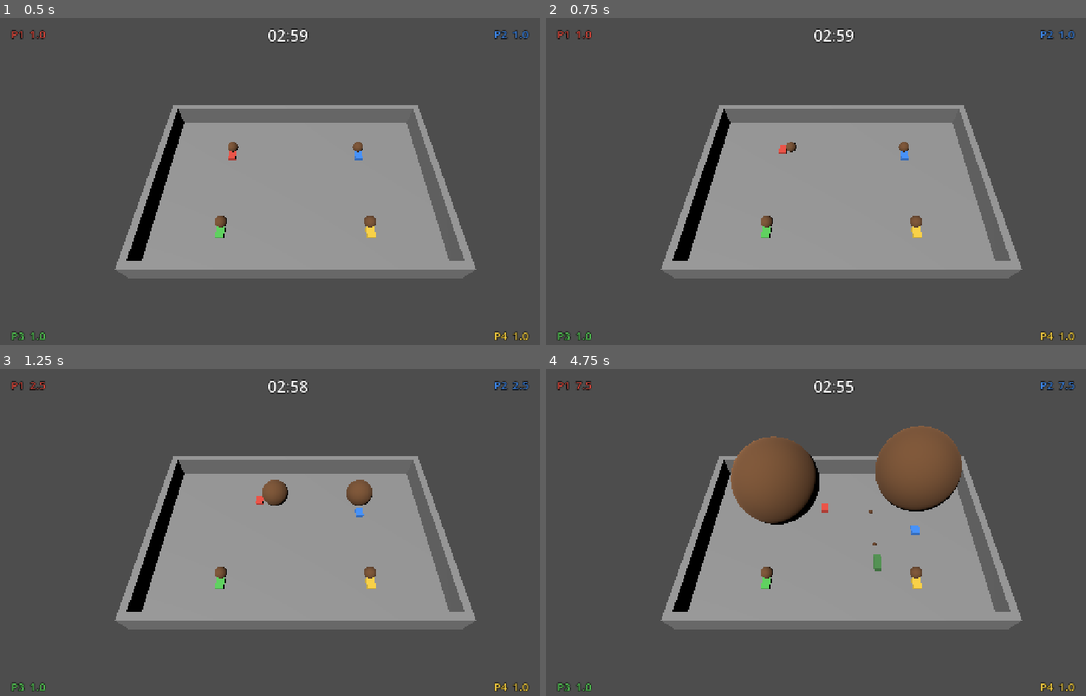
Above: before the commit, frames 1-4 (two rows, left to right).
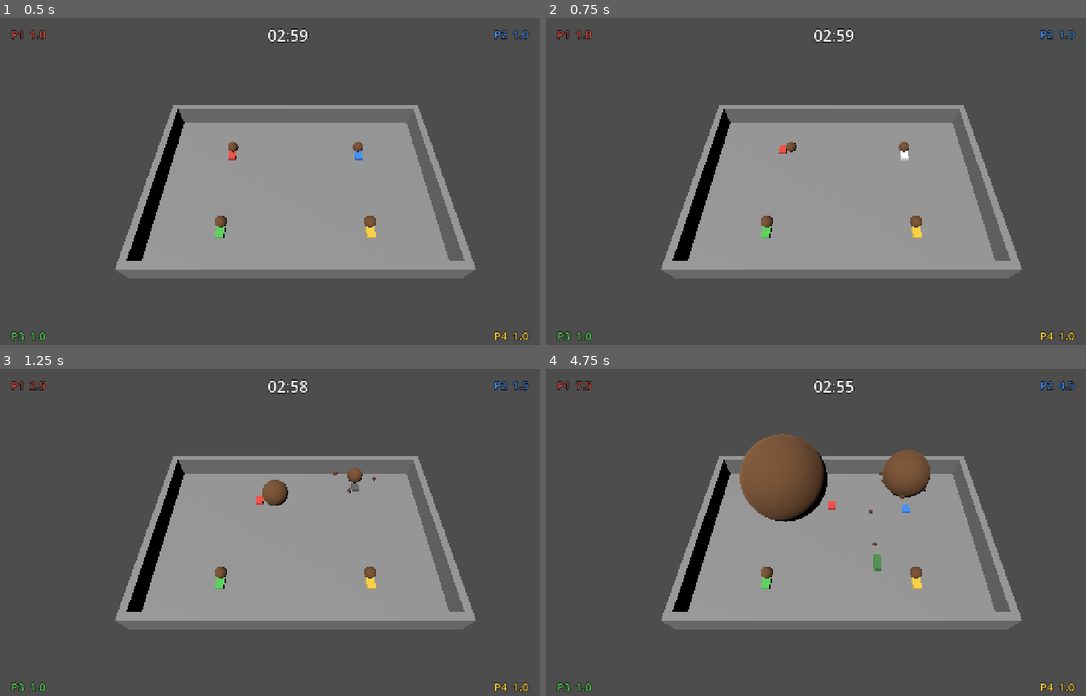
Above: after the commit, the same moments.

Repository: creeamsoda/Funcorogashi
Game: Godot game, scene res://scenes/Game.tscn
Two runs of this game, one before a commit and one after it. Both use one fixed random seed, a clock stepped at 60 frames per second and the inputs below.
Inputs:
- Up to frame 1 (0.5 s): no input
- Up to frame 2 (0.75 s): tap Enter at 0.5 s; hold Right from 0.53 s (still down); tap Shift at 0.6 s
- Up to frame 3 (1.25 s): keep holding Right; tap Space at 0.77, 0.8, 1.07 s
- Up to frame 4 (4.75 s): release Right at 1.28 s; hold Down 1.28-2.03 s; tap Space at 1.35, 1.52, 1.82, 2.3, 3.02, 3.32, 3.77, 3.8, 4.07, 4.52 s; tap Shift at 1.55, 2.1, 3.05, 4.55 s; hold Right 2.03-2.78 s; hold Up 2.78-3.53 s; tap 1 at 2.85 s; hold Left from 3.53 s (still down); tap 2 at 3.6 s; tap 3 at 4.35 s

Frame 1 is identical in both runs. In frame 2, less than 0.1% of the frame differs, in the area x 65-68%, y 40-44%; in frame 3, 0.5%; in frame 4, 3.7%, in the area x 34-97%, y 3-51%.

Commit message:
I3/I4: 突進システムとオランウータン直撃効果
- 突進(状態機械 ROLLING/DASH_WINDUP/DASHING/STUNNED):
  壁=自滅 / 突進中の相手=相打ち(両者ノックバック+ドロップ) /
  非突進の相手=命中。分裂ドロップ(自分のはスタン明けまで回収不可)。
  前隙=白点滅・スタン=灰。突進ボタン 左=12(DpadDown)/右=3(Y)。
- オランウータン直撃効果: 飛行中のフンがプレイヤー直撃で
  ボーナス+軽スロウ(orangutan_hit_effectで切替)。地面フンは残さない。
- headless自動テスト追加(dash_check / orangutan_hit_check)、いずれもPASS。
- 実装計画(進捗台帳)を I3〜I6 完了に更新。

Co-Authored-By: Claude Opus 4.8 <noreply@anthropic.com>

Diff:
--- /dev/null
+++ b/scenes/tests/DashCheck.tscn
@@ -0,0 +1,6 @@
+[gd_scene load_steps=2 format=3]
+
+[ext_resource type="Script" path="res://scripts/tests/dash_check.gd" id="1"]
+
+[node name="DashCheck" type="Node3D"]
+script = ExtResource("1")
--- /dev/null
+++ b/scenes/tests/OrangutanHitCheck.tscn
@@ -0,0 +1,6 @@
+[gd_scene load_steps=2 format=3]
+
+[ext_resource type="Script" path="res://scripts/tests/orangutan_hit_check.gd" id="1"]
+
+[node name="OrangutanHitCheck" type="Node3D"]
+script = ExtResource("1")
--- a/scripts/animals/thrown_dung.gd
+++ b/scripts/animals/thrown_dung.gd
@@ -31,11 +31,27 @@
 	mi.material_override = mat
 	add_child(mi)
 
+const HIT_RADIUS := 0.3
+
 func _physics_process(delta: float) -> void:
 	_vel.y -= G * delta
 	global_position += _vel * delta
+	var target := _check_player_hit()
+	if target != null:
+		target.apply_orangutan_hit() # 直撃: ボーナス+軽スロウ(切替可)。地面フンは残さない
+		queue_free()
+		return
 	if global_position.y <= 0.0:
 		_land()
+
+
+func _check_player_hit() -> Player:
+	for node in get_tree().get_nodes_in_group("player"):
+		if node is Player:
+			var pl := node as Player
+			if global_position.distance_to(pl.global_position) < pl.body_radius() + HIT_RADIUS:
+				return pl
+	return null
 
 func _land() -> void:
 	var c := get_tree().get_first_node_in_group("dung_container")
--- a/scripts/player.gd
+++ b/scripts/player.gd
@@ -1,8 +1,9 @@
 class_name Player
 extends CharacterBody3D
 ## プレイヤー(フンコロガシ)。フン球を転がして移動し、接触でサイズが増える。
-## 突進(DASH_WINDUP/DASHING)とドロップ処理は Phase I3 で実装。
-## 本フェーズ(B)は「移動」と「サイズ成長」まで。
+## 突進: ROLLING→DASH_WINDUP(前隙)→DASHING→(判定)→STUNNED。
+##   壁=自滅 / 突進中の相手=相打ち(両者ノックバック+両者ドロップ) / 非突進の相手=命中。
+##   被弾・自滅で drop_ratio 分を分裂ドロップ+スタン。自分のドロップはスタン明けまで回収不可。
 
 signal size_changed(player_id: int, size: float)
 signal dashed(player_id: int)
@@ -21,9 +22,12 @@
 const LEFT_JOYCON_ROT := 270.0
 const RIGHT_JOYCON_ROT := 90.0
 const STICK_DEADZONE := 0.2
-## 突進ボタン(結合ペア): 左ジョイコン=13(DpadLeft) / 右ジョイコン=3(Y)。I3で使用。
-const LEFT_DASH_BUTTON := 13
+## 突進ボタン(結合ペア): 左ジョイコン=12(DpadDown) / 右ジョイコン=3(Y)。
+const LEFT_DASH_BUTTON := 12
 const RIGHT_DASH_BUTTON := 3
+## 開発用キーボードの突進キー(矢印P=/, WASD P=Shift)。
+const ARROWS_DASH_KEY := KEY_SLASH
+const WASD_DASH_KEY := KEY_SHIFT
 
 @export var player_id: int = 0
 @export var input_device: int = -1     ## -1=キーボード矢印 / -2=WASD / 0..=Joy-Conデバイスid / その他=待機
@@ -35,32 +39,50 @@
 var facing: Vector3 = Vector3(0, 0, -1)
 var state: State = State.ROLLING
 
+var _dash_dir := Vector3(0, 0, -1)
+var _windup_t := 0.0
+var _dash_t := 0.0
+var _stun_t := 0.0
+var _cd_t := 0.0            ## 突進クールタイム残り
+var _kb_vel := Vector3.ZERO ## ノックバック速度(相打ち時)
+var _kb_t := 0.0
+var _dash_prev := false     ## 突進ボタンの前フレーム状態(押下エッジ検出)
+var _slow_t := 0.0          ## オランウータン直撃の軽スロウ残り
+var _slow_factor := 1.0
+
 var _ball_mesh: SphereMesh
 var _ball_mi: MeshInstance3D
 var _ball_shape: SphereShape3D
 var _beetle: MeshInstance3D
+var _beetle_mat: StandardMaterial3D
 
 
 func _ready() -> void:
+	add_to_group("player") # オランウータンの直撃判定などで参照
 	size = initial_size if initial_size > 0.0 else Config.balance.size_start
 	_build_visual()
 	_apply_size_visual()
 
 
 func _physics_process(delta: float) -> void:
-	if state != State.ROLLING:
-		return
-	var iv := _read_move()
-	var dir := Vector3(iv.x, 0.0, iv.y)
-	if dir.length() > 0.15:
-		dir = dir.normalized()
-		facing = dir
-		velocity = dir * Config.balance.move_speed_base
-	else:
-		velocity = Vector3.ZERO
-	move_and_slide()
+	if _cd_t > 0.0:
+		_cd_t -= delta
+	if _slow_t > 0.0:
+		_slow_t -= delta
+	var dash_now := _dash_input_held()
+	match state:
+		State.ROLLING:
+			_process_rolling(delta)
+			if dash_now and not _dash_prev and _cd_t <= 0.0:
+				_start_dash()
+		State.DASH_WINDUP:
+			_process_windup(delta)
+		State.DASHING:
+			_process_dashing(delta)
+		State.STUNNED:
+			_process_stunned(delta)
+	_dash_prev = dash_now
 	position.y = _radius()
-	_roll_ball(delta)
 	_update_beetle()
 
 
@@ -86,11 +108,157 @@
 	size_changed.emit(player_id, size)
 
 
-func drop_and_stun(_is_self_crash: bool) -> void:
-	pass # Phase I3 で実装(50%ドロップ＋スタン)
-
-
-## --- 内部 ---
+## オランウータンのフン直撃効果。切替可(0=ボーナス+スロウ / 1=ボーナスのみ / 2=スロウのみ)。
+func apply_orangutan_hit() -> void:
+	var eff: int = Config.balance.orangutan_hit_effect
+	if eff != 2: # SlowOnly以外 → ボーナス
+		add_size(Config.balance.orangutan_bonus_size)
+	if eff != 1: # BonusOnly以外 → 軽スロウ
+		_slow_factor = Config.balance.orangutan_slow_factor
+		_slow_t = Config.balance.orangutan_slow_time
+
+
+func _current_slow() -> float:
+	return _slow_factor if _slow_t > 0.0 else 1.0
+
+
+func body_radius() -> float:
+	return _radius()
+
+
+## 保有フンの drop_ratio 分を地面に分裂ドロップし、スタン状態に入る。
+func drop_and_stun(_is_self_crash: bool = false) -> void:
+	var total: float = size * Config.balance.drop_ratio
+	if total > 0.0:
+		size -= total
+		_apply_size_visual()
+		size_changed.emit(player_id, size)
+		_scatter_drops(total)
+	_enter_stun()
+
+
+## --- 突進 ---
+
+func _start_dash() -> void:
+	state = State.DASH_WINDUP
+	_windup_t = Config.balance.dash_windup
+	_dash_dir = facing
+	velocity = Vector3.ZERO
+	_cd_t = Config.balance.dash_cooldown
+	dashed.emit(player_id)
+
+
+func _process_windup(_delta: float) -> void:
+	velocity = Vector3.ZERO
+	_windup_t -= _delta
+	if _windup_t <= 0.0:
+		state = State.DASHING
+		_dash_t = 0.0
+
+
+func _process_dashing(delta: float) -> void:
+	_dash_t += delta
+	velocity = _dash_dir * Config.balance.dash_speed # 転がし演出用
+	var motion := _dash_dir * Config.balance.dash_speed * delta
+	var col := move_and_collide(motion)
+	if col != null:
+		var other := col.get_collider()
+		if other is Player:
+			_resolve_dash_contact(other as Player)
+		elif other is Node and (other as Node).is_in_group("wall"):
+			drop_and_stun(true) # 壁激突=自滅
+		else:
+			_end_dash() # 想定外の障害物はそのまま停止
+	elif _dash_t >= Config.balance.dash_max_time:
+		_end_dash() # 保険(通常は壁かプレイヤーに当たる)
+	_roll_ball(delta)
+
+
+func _resolve_dash_contact(victim: Player) -> void:
+	if victim.state == State.DASHING:
+		# 相打ち: 両者ノックバック+両者ドロップ
+		var away := global_position - victim.global_position
+		away.y = 0.0
+		away = away.normalized() if away.length() > 0.01 else -_dash_dir
+		_apply_knockback(away)
+		victim._apply_knockback(-away)
+		drop_and_stun()
+		victim.drop_and_stun()
+	else:
+		# 命中: 相手だけドロップ+スタン、自分は無傷
+		victim.drop_and_stun()
+		dash_hit.emit(player_id, victim.player_id)
+		_end_dash()
+
+
+func _apply_knockback(dir: Vector3) -> void:
+	_kb_vel = dir.normalized() * Config.balance.dash_knockback_speed
+	_kb_t = Config.balance.dash_knockback_time
+
+
+func _end_dash() -> void:
+	state = State.ROLLING
+	velocity = Vector3.ZERO
+
+
+func _enter_stun() -> void:
+	state = State.STUNNED
+	_stun_t = Config.balance.stun_duration
+	velocity = Vector3.ZERO
+
+
+func _process_stunned(delta: float) -> void:
+	_stun_t -= delta
+	if _kb_t > 0.0:
+		_kb_t -= delta
+		move_and_collide(_kb_vel * delta)
+	if _stun_t <= 0.0:
+		state = State.ROLLING
+
+
+func _scatter_drops(total: float) -> void:
+	var container := get_tree().get_first_node_in_group("dung_container")
+	if container == null:
+		container = get_parent()
+	if container == null:
+		return
+	var n: int = maxi(1, Config.balance.drop_scatter_count)
+	var each: float = total / float(n)
+	var ready_at: float = Time.get_ticks_msec() / 1000.0 + Config.balance.stun_duration
+	for i in n:
+		var pk := DungPickup.create(each, player_id)
+		pk.collectible_at = ready_at # 自分はスタン明けまで回収不可
+		container.add_child(pk)
+		var ang: float = TAU * float(i) / float(n) + randf() * 0.6
+		var r: float = Config.balance.drop_scatter_radius
+		pk.global_position = global_position + Vector3(cos(ang) * r, 0.0, sin(ang) * r)
+
+
+## --- 入力 ---
+
+func _process_rolling(delta: float) -> void:
+	var iv := _read_move()
+	var dir := Vector3(iv.x, 0.0, iv.y)
+	if dir.length() > 0.15:
+		dir = dir.normalized()
+		facing = dir
+		velocity = dir * Config.balance.move_speed_base * _current_slow()
+	else:
+		velocity = Vector3.ZERO
+	move_and_slide()
+	_roll_ball(delta)
+
+
+func _dash_input_held() -> bool:
+	if input_device == -1:
+		return Input.is_key_pressed(ARROWS_DASH_KEY)
+	elif input_device == -2:
+		return Input.is_key_pressed(WASD_DASH_KEY)
+	elif input_device >= 0 and input_device < 9000:
+		var btn: int = RIGHT_DASH_BUTTON if input_stick == 1 else LEFT_DASH_BUTTON
+		return Input.is_joy_button_pressed(input_device, btn)
+	return false
+
 
 func _read_move() -> Vector2:
 	var v := Vector2.ZERO
@@ -125,6 +293,8 @@
 	return Vector2(x, y)
 
 
+## --- 見た目 ---
+
 func _radius() -> float:
 	return maxf(0.2, size * Config.balance.size_to_scale)
 
@@ -149,9 +319,9 @@
 	var bmesh := BoxMesh.new()
 	bmesh.size = Vector3(0.7, 0.3, 0.9)
 	_beetle.mesh = bmesh
-	var bmat := StandardMaterial3D.new()
-	bmat.albedo_color = col
-	_beetle.material_override = bmat
+	_beetle_mat = StandardMaterial3D.new()
+	_beetle_mat.albedo_color = col
+	_beetle.material_override = _beetle_mat
 	add_child(_beetle)
 
 
@@ -167,6 +337,19 @@
 func _update_beetle() -> void:
 	var r := _radius()
 	_beetle.position = -facing * (r + 0.35) + Vector3(0, -r + 0.15, 0)
+	if _beetle_mat != null:
+		_beetle_mat.albedo_color = _state_tint()
+
+
+## 状態に応じた本体の色。前隙=白で予備動作を予告 / スタン=灰。
+func _state_tint() -> Color:
+	match state:
+		State.DASH_WINDUP:
+			return Color(1, 1, 1)
+		State.STUNNED:
+			return Color(0.4, 0.4, 0.4)
+		_:
+			return PLAYER_COLORS[player_id % PLAYER_COLORS.size()]
 
 
 func _roll_ball(delta: float) -> void:
--- /dev/null
+++ b/scripts/tests/dash_check.gd
@@ -0,0 +1,102 @@
+extends Node3D
+## 突進判定の headless 自動テスト(操作不要):
+##  命中(相手ドロップ・自分無傷)/ 自滅(壁で自分ドロップ)/ 相打ち(両者ドロップ)
+## プレイヤーの facing を設定して _start_dash() を直接呼び、結果を検証する。
+
+var _dung: Node3D
+
+func _ready() -> void:
+	add_child(load("res://scenes/Stage.tscn").instantiate()) # 壁(group "wall")
+	_dung = Node3D.new()
+	_dung.add_to_group("dung_container")
+	add_child(_dung)
+
+	var r_hit := await _test_hit()
+	var r_wall := await _test_wall()
+	var r_mutual := await _test_mutual()
+
+	var ok := r_hit and r_wall and r_mutual
+	print("[dash_check] result=", ("PASS" if ok else "FAIL"),
+		"  hit=", r_hit, " self_crash=", r_wall, " mutual=", r_mutual)
+	get_tree().quit(0 if ok else 1)
+
+
+func _test_hit() -> bool:
+	var atk := _mk(0, Vector3(0, 0, 0), Vector3(1, 0, 0))
+	var vic := _mk(1, Vector3(3, 0, 0), Vector3(-1, 0, 0))
+	await _frames(2)
+	var vic0: float = vic.size
+	var atk0: float = atk.size
+	var dc0: int = _dung.get_child_count()
+	var got := {"hit": false}
+	atk.dash_hit.connect(func(_a: int, _v: int) -> void: got["hit"] = true)
+	atk.facing = Vector3(1, 0, 0)
+	atk._start_dash()
+	await _seconds(0.9)
+	# 攻撃側は無傷(自分はドロップしない=size減らない。相手の落としたフンを回収して増えるのは仕様どおり)
+	var ok: bool = got["hit"] and vic.size < vic0 and atk.size >= atk0 - 0.0001 \
+		and vic.state == Player.State.STUNNED and _dung.get_child_count() > dc0
+	print("  [hit] atk ", atk0, "->", atk.size, " vic ", vic0, "->", vic.size,
+		" vic_state=", vic.state, " dashHit=", got["hit"])
+	_free([atk, vic])
+	await _frames(2)
+	return ok
+
+
+func _test_wall() -> bool:
+	var p := _mk(0, Vector3(10, 0, 0), Vector3(1, 0, 0))
+	await _frames(2)
+	var s0: float = p.size
+	p.facing = Vector3(1, 0, 0)
+	p._start_dash()
+	await _seconds(0.9)
+	var ok: bool = p.size < s0 and p.state == Player.State.STUNNED
+	print("  [wall] size ", s0, "->", p.size, " state=", p.state)
+	_free([p])
+	await _frames(2)
+	return ok
+
+
+func _test_mutual() -> bool:
+	var a := _mk(0, Vector3(-2, 0, 0), Vector3(1, 0, 0))
+	var b := _mk(1, Vector3(2, 0, 0), Vector3(-1, 0, 0))
+	await _frames(2)
+	var a0: float = a.size
+	var b0: float = b.size
+	a.facing = Vector3(1, 0, 0)
+	b.facing = Vector3(-1, 0, 0)
+	a._start_dash()
+	b._start_dash()
+	await _seconds(0.9)
+	var ok: bool = a.size < a0 and b.size < b0 \
+		and a.state == Player.State.STUNNED and b.state == Player.State.STUNNED
+	print("  [mutual] a ", a0, "->", a.size, " b ", b0, "->", b.size,
+		" states=", a.state, "/", b.state)
+	_free([a, b])
+	await _frames(2)
+	return ok
+
+
+func _mk(pid: int, pos: Vector3, face: Vector3) -> Player:
+	var p: Player = (load("res://scenes/Player.tscn") as PackedScene).instantiate()
+	p.player_id = pid
+	p.input_device = 9999 # 待機(自動入力なし)
+	add_child(p)
+	p.global_position = pos
+	p.facing = face
+	return p
+
+
+func _free(nodes: Array) -> void:
+	for n in nodes:
+		if is_instance_valid(n):
+			n.queue_free()
+
+
+func _frames(n: int) -> void:
+	for _i in n:
+		await get_tree().physics_frame
+
+
+func _seconds(t: float) -> void:
+	await get_tree().create_timer(t).timeout
--- /dev/null
+++ b/scripts/tests/orangutan_hit_check.gd
@@ -0,0 +1,32 @@
+extends Node3D
+## オランウータン直撃効果の headless 自動テスト(操作不要):
+##  プレイヤーめがけて投擲 → 直撃で ボーナス(サイズ増)+軽スロウ、地面フンは残さない。
+##  (既定 orangutan_hit_effect=0 BonusSlow を想定)
+
+func _ready() -> void:
+	var dung := Node3D.new()
+	dung.add_to_group("dung_container")
+	add_child(dung)
+
+	var p: Player = (load("res://scenes/Player.tscn") as PackedScene).instantiate()
+	p.player_id = 0
+	p.input_device = 9999
+	add_child(p)
+	p.global_position = Vector3.ZERO
+	await get_tree().physics_frame
+	await get_tree().physics_frame
+	var s0: float = p.size
+
+	var td := ThrownDung.create(Vector3(0, 5, -5), Vector3.ZERO, 1.0)
+	add_child(td)
+
+	await get_tree().create_timer(1.4).timeout
+
+	var got_bonus: bool = p.size > s0
+	var got_slow: bool = p._slow_t > 0.0
+	var no_ground: bool = dung.get_child_count() == 0
+	var ok: bool = got_bonus and got_slow and no_ground
+	print("[orangutan_hit_check] result=", ("PASS" if ok else "FAIL"),
+		"  size ", s0, "->", p.size, " slow_t=", "%.2f" % p._slow_t,
+		" ground_pickups=", dung.get_child_count())
+	get_tree().quit(0 if ok else 1)
Not shown, added: scripts/tests/dash_check.gd.uid
Not shown, added: scripts/tests/orangutan_hit_check.gd.uid
Not shown, changed: フンコロバトル_実装計画.md
